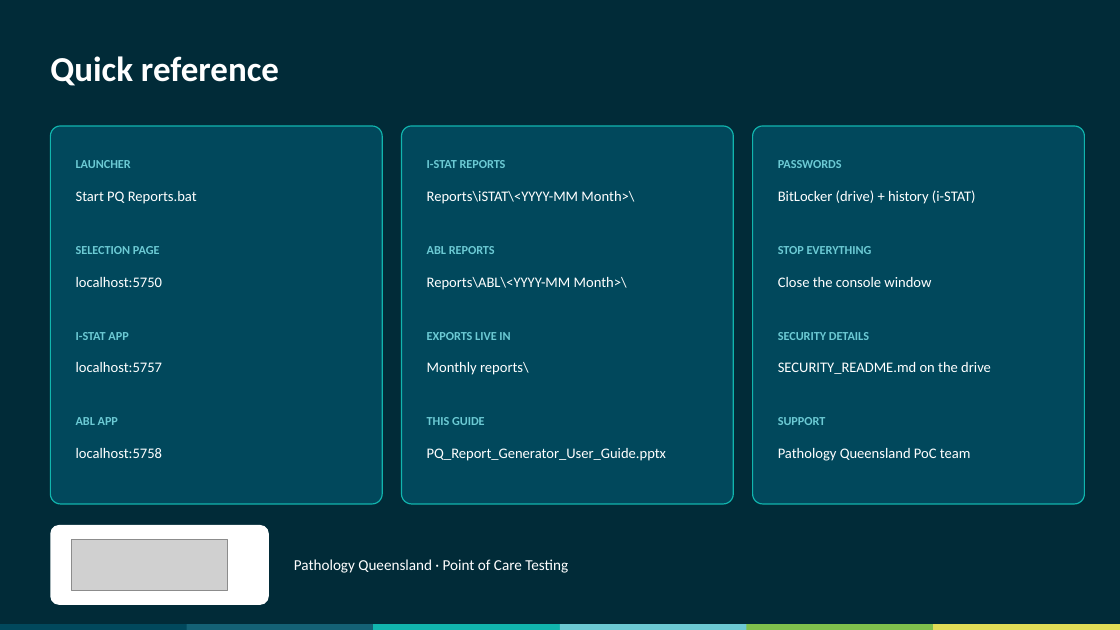
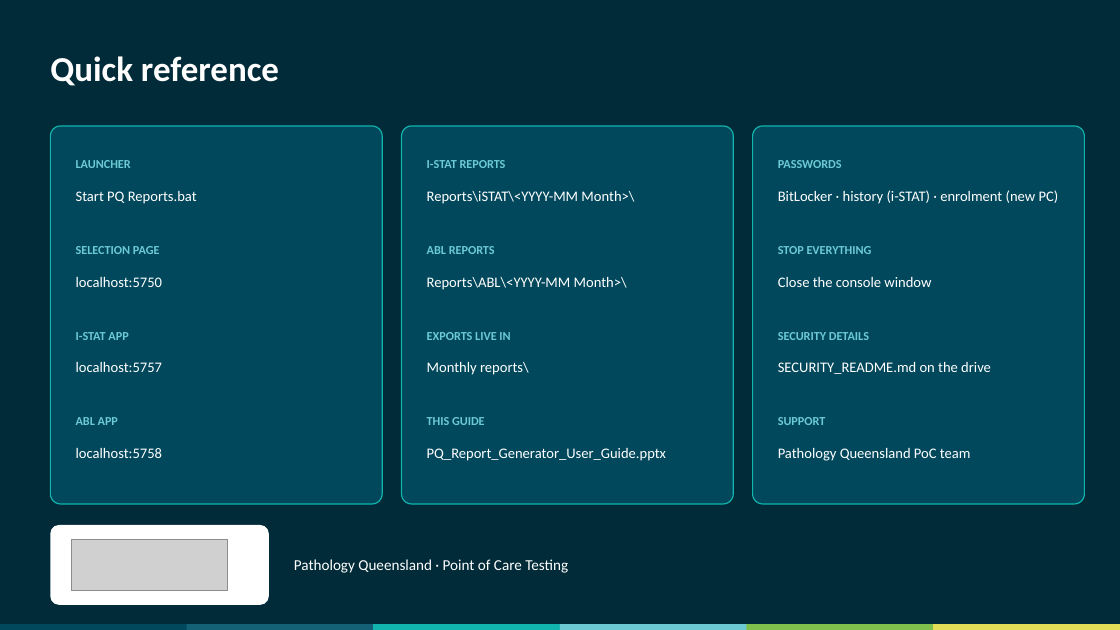
Before and after one commit to swornsealed/Report-app, a slide deck: slide 19 of PQ_Report_Generator_User_Guide.pptx (slide 18 before the commit). Drawn at 1120x630 pixels with LibreOffice and Linux fonts; fonts in the diff are those of the drawing; grey boxes stand for pictures. Boxes give left, top, right and bottom in pixels: in the first picture for what was removed or moved away, otherwise in the second. Text is boxed around its words. In the diff, an @@ line names an element or a change of style, - is before the commit and + after.

```diff
--- a/PQ_Report_Generator_User_Guide.pptx
+++ b/PQ_Report_Generator_User_Guide.pptx
@@ text at (778,190,1059,204): text changed @@
-BitLocker (drive) + history (i-STAT)
+BitLocker · history (i-STAT) · enrolment (new PC)
```
Also in this commit, not shown: 2 other slides changed, 1 slide added, 11 other files.
